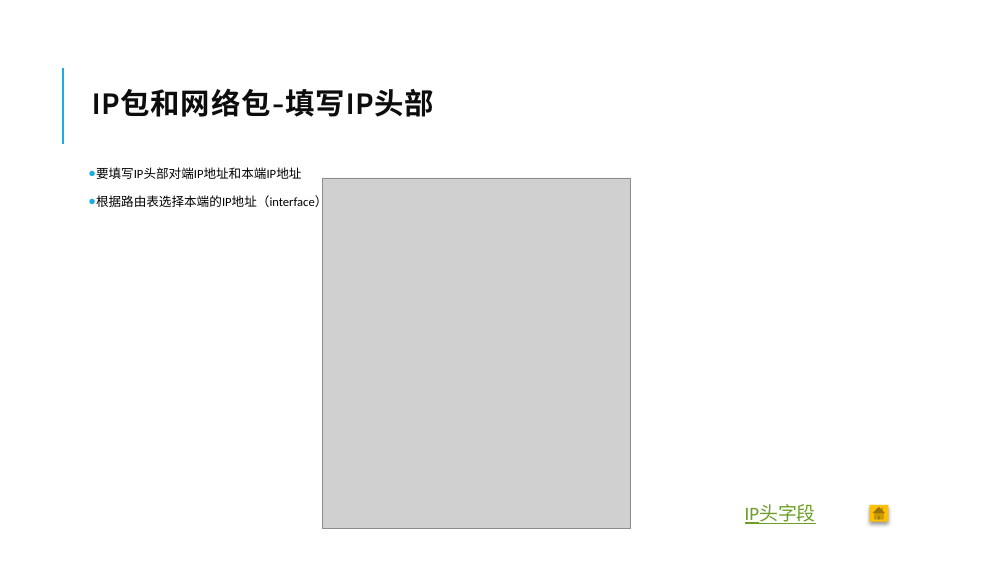
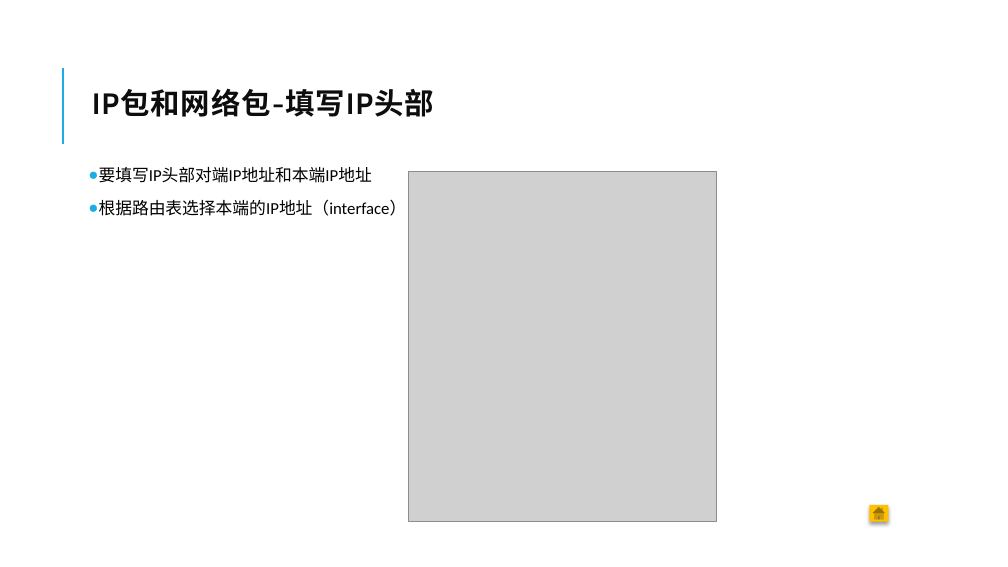
Before and after one commit to sleepingWhiteFish/CAGST, a slide deck: slide 42 of 网络是怎样连接的.pptx. Drawn at 1008x567 pixels with LibreOffice and Linux fonts; fonts in the diff are those of the drawing; grey boxes stand for pictures. Boxes give left, top, right and bottom in pixels: in the first picture for what was removed or moved away, otherwise in the second. Text is boxed around its words. In the diff, an @@ line names an element or a change of style, - is before the commit and + after.

```diff
--- a/网络是怎样连接的.pptx
+++ b/网络是怎样连接的.pptx
@@ text "要填写IP头部对端IP地址和本端IP地址" at bbox=[99, 167, 407, 216]: size 12 to 16 pt @@
@@ picture: place and size @@
-picture at bbox=[323, 178, 631, 529]
+picture at bbox=[408, 171, 717, 522]
@@ text removed at bbox=[745, 505, 816, 524] @@
-IP头字段
```
Also in this commit, not shown: 21 other slides changed, 6 slides added, 11 slides removed.
